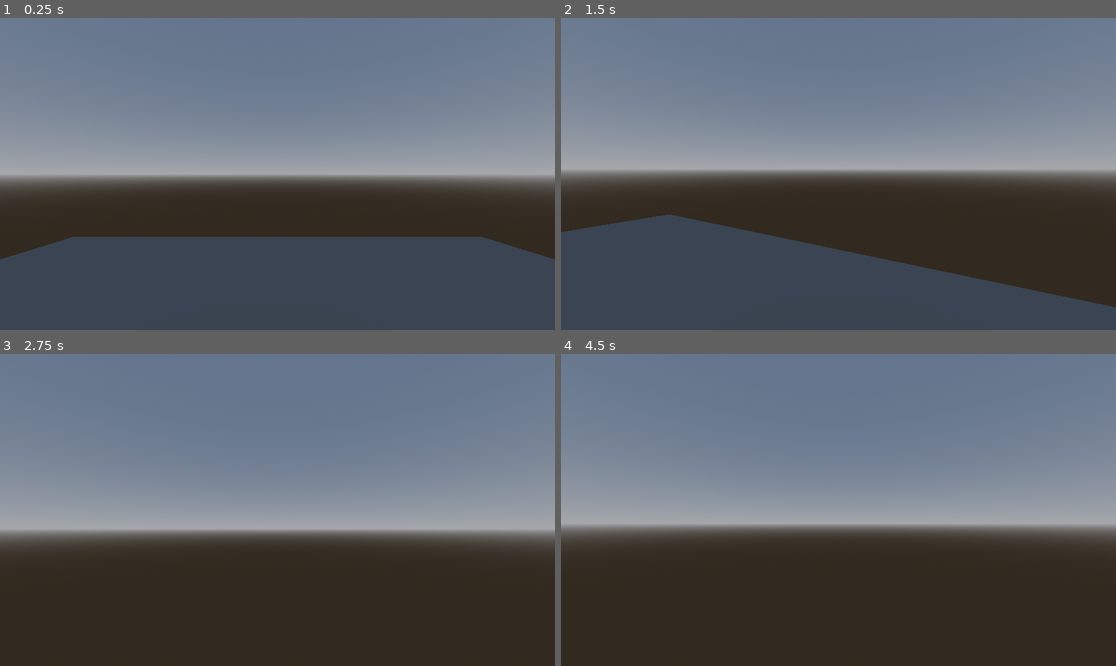
Above: before the commit, frames 1-4 (two rows, left to right).
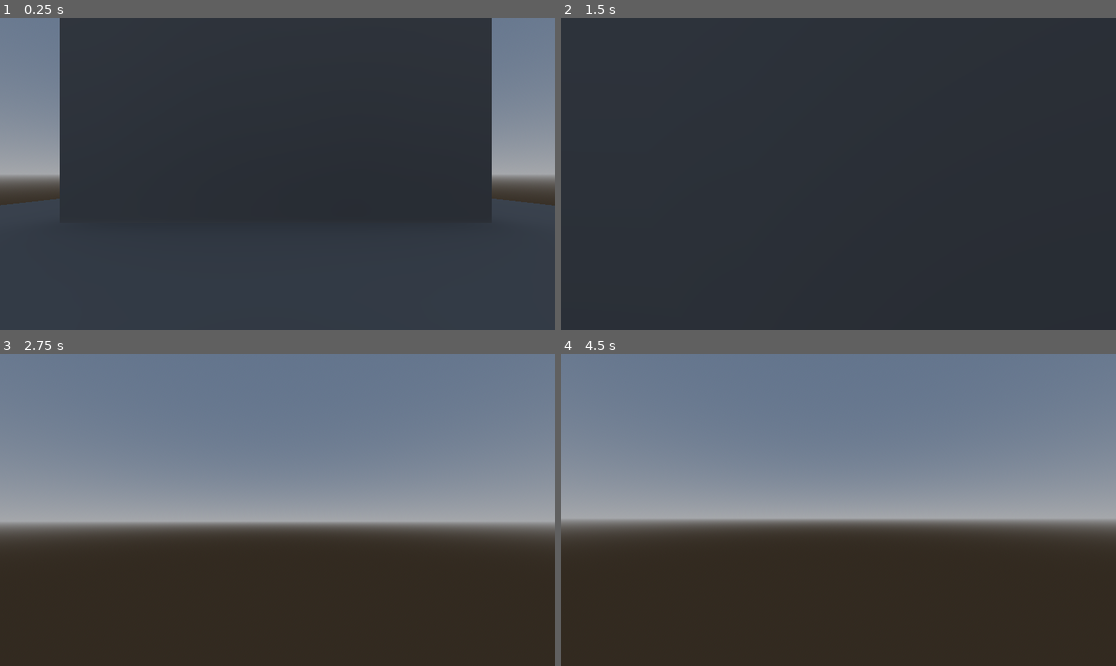
Above: after the commit, the same moments.

Repository: ayylol/viceroy-maxing
Game: Godot game, scene res://scenes/tung_scene.tscn
Same seed, same stepped clock (60 frames per second), same inputs: the game is played once before the commit and once after it. The project has no main scene, so this scene is started directly.
Inputs (mouse positions are in pixels of both pictures, inside the frame that each line leads up to):
- Up to frame 1 (0.25 s): no input
- Up to frame 2 (1.5 s): move the mouse to (866, 174) at 0.52 s; hold Space (jump) 0.53-1.28 s; hold W (move_up) from 0.53 s (still down); move the mouse to (810, 174) at 1.27 s; tap Space (jump) at 1.35 s
- Up to frame 3 (2.75 s): keep holding W (move_up); tap Space (jump) at 1.52, 1.82 s; move the mouse to (288, 503) at 2.02 s; hold Space (jump) from 2.03 s (still down)
- Up to frame 4 (4.5 s): keep holding W (move_up); tap Enter at 2.75, 4.25 s; move the mouse to (832, 516) at 2.77 s; release Space (jump) at 2.78 s; tap Space (jump) at 2.85, 3.02, 3.32, 3.5, 4.35 s; move the mouse to (877, 513) at 3.52 s; hold Space (jump) 3.53-4.28 s; move the mouse to (794, 506) at 4.27 s

The runs differ from the first frame. In frame 1, 50% of the frame differs, in the area x 0-100%, y 0-78%; in frame 2, 78%, in the area x 0-100%, y 0-100%; in frame 3, 5.1%; in frame 4, 3.9%.

Commit message:
advanced controller with wall jump

Diff:
--- a/objects/player_controller.gd
+++ b/objects/player_controller.gd
@@ -1,11 +1,52 @@
 extends CharacterBody3D
 
-@export var sensitivity : float = .5
+const tilt_lower_limit : float = deg_to_rad(-90)
+const tilt_upper_limit : float = deg_to_rad(90)
 
-@export var tilt_lower_limit : float = deg_to_rad(-90)
-@export var tilt_upper_limit : float = deg_to_rad(90)
+@export_range(.1, 1., .05) var look_sensitivity : float = .5
+
+@export_group("running")
+@export var running_speed = 8.
+
+@export_group("jumping")
+@export var jump_height : float = 8.
+@export var jump_duration : float = 1.
+@export var fall_duration : float = 1.
+
+## peak is the duration that the jump peak its height,
+## we can slow down gravity during peak for a longer peak
+@export var peak_threshold : float = .2
+
+## how much gravity is slowed down during peak
+@export var peak_multiplier : float = 1.
+
+## if jump is released early, we can cutoff the upward velocity to fall down faster
+@export var jump_cutoff_multiplier : float = .5
+
+@export_group("wall climb")
+## only for horizontal velocity
+@export var wall_friction_multiplier : float = .5
+## downward velocity clamp
+@export var wall_sliding_speed : float = 2.
+@export var wall_bounce_time : float = .2
+@export var wall_bounce_count : int = 3
+
+@export_group("assists")
+@export var coyote_time : float = .1
+@export var jump_buffer : float = .1
 
 @onready var camera : Camera3D = $Camera3D
+
+@onready var coyote_timer : float = 0.
+@onready var jump_buffer_timer : float = 0.
+@onready var wall_bounce_timer : float = 0.
+
+@onready var wall_bounce_left : int = wall_bounce_count
+
+# jump variables
+var _jump_velocity : float
+var _base_gravity : float
+var _fall_multiplier : float
 
 var _mouse_rotation : Vector3
 var _camera_rotation : Vector3
@@ -14,13 +55,33 @@
 var _rotation_input : float
 var _tilt_input : float
 
+func assists_process(delta: float) -> void:
+	if coyote_timer > 0.:
+		coyote_timer -= delta
 
-const SPEED = 5.0
-const JUMP_VELOCITY = 4.5
+	if jump_buffer_timer > 0.:
+		jump_buffer_timer -= delta
 
+	if wall_bounce_timer > 0.:
+		wall_bounce_timer -= delta
+
+	if is_on_floor() or is_on_wall():
+		coyote_timer = coyote_time
+
+	if Input.is_action_just_pressed("jump"):
+		jump_buffer_timer = jump_buffer
+
+func estimate_jump_and_gravity() -> void:
+	# h = v * t - 0.5 * g * t^2
+	_jump_velocity = 2. * jump_height / jump_duration
+	# v = g * t
+	_base_gravity = _jump_velocity / jump_duration
+	# h = 0.5 * g * m * t^2
+	_fall_multiplier = (2. * jump_height) / (_base_gravity * (fall_duration ** 2))
 
 func _ready() -> void:
 	Input.mouse_mode = Input.MOUSE_MODE_CAPTURED
+	estimate_jump_and_gravity()
 
 func _unhandled_input(event: InputEvent) -> void:
 	if event is InputEventMouseMotion and Input.get_mouse_mode():
@@ -28,38 +89,65 @@
 		_tilt_input = -event.relative.y
 
 func _process(delta: float) -> void:
-	_mouse_rotation.x += _tilt_input * sensitivity * delta
-	_mouse_rotation.y += _rotation_input * sensitivity * delta
+	_mouse_rotation.x += _tilt_input * look_sensitivity * delta
+	_mouse_rotation.y += _rotation_input * look_sensitivity * delta
 	_mouse_rotation.x = clamp(_mouse_rotation.x, tilt_lower_limit, tilt_upper_limit)
 
 	_camera_rotation = Vector3(_mouse_rotation.x, 0., 0.)
 	_player_rotation = Vector3(0., _mouse_rotation.y, 0.)
 
 	camera.transform.basis = Basis.from_euler(_camera_rotation)
-	camera.rotation.z = 0
+	camera.rotation.z = 0.
 	global_transform.basis = Basis.from_euler(_player_rotation)
 
-	_rotation_input = 0
-	_tilt_input = 0
+	_rotation_input = 0.
+	_tilt_input = 0.
 
 func _physics_process(delta: float) -> void:
-	# Add the gravity.
+	assists_process(delta)
+
+	if is_on_floor():
+		wall_bounce_left = wall_bounce_count
+
+	var input_dir := Input.get_vector("move_left", "move_right", "move_up", "move_down")
+	var direction := (transform.basis * Vector3(input_dir.x, 0., input_dir.y)).normalized()
+	if direction:
+		if wall_bounce_timer <= 0.:
+			velocity.x = direction.x * running_speed
+			velocity.z = direction.z * running_speed
+	else:
+		velocity.x = 0
+		velocity.z = 0
+
 	if not is_on_floor():
-		velocity += get_gravity() * delta
+		var is_going_down : bool = velocity.y < 0.
+		var gravity : float = _base_gravity
+		if absf(velocity.y) < peak_threshold:
+			gravity *= peak_multiplier
+		elif is_going_down:
+			gravity *= _fall_multiplier
+		velocity.y -= gravity * delta
 
-	# Handle jump.
-	if Input.is_action_just_pressed("jump") and is_on_floor():
-		velocity.y = JUMP_VELOCITY
+		if Input.is_action_just_released("jump") and not is_going_down:
+			wall_bounce_timer = 0
+			velocity.y *= jump_cutoff_multiplier
 
-	# Get the input direction and handle the movement/deceleration.
-	# As good practice, you should replace UI actions with custom gameplay actions.
-	var input_dir := Input.get_vector("move_left", "move_right", "move_up", "move_down")
-	var direction := (transform.basis * Vector3(input_dir.x, 0, input_dir.y)).normalized()
-	if direction:
-		velocity.x = direction.x * SPEED
-		velocity.z = direction.z * SPEED
-	else:
-		velocity.x = move_toward(velocity.x, 0, SPEED)
-		velocity.z = move_toward(velocity.z, 0, SPEED)
+	if jump_buffer_timer > 0 and coyote_timer > 0:
+		jump_buffer_timer = 0
+		if is_on_wall():
+			if wall_bounce_left > 0:
+				wall_bounce_timer = wall_bounce_time
+				var bounce_direction = (get_wall_normal() + Vector3.UP * 2.).normalized()
+				velocity = bounce_direction * _jump_velocity
+				wall_bounce_left -= 1
+		else:
+			velocity.y = _jump_velocity
+		if not Input.is_action_pressed("jump"):
+			velocity.y *= jump_cutoff_multiplier
+
+	if is_on_wall() and velocity.dot(get_wall_normal()) < 0.:
+			velocity.x *= wall_friction_multiplier
+			velocity.z *= wall_friction_multiplier
+			velocity.y = maxf(velocity.y, -wall_sliding_speed)
 
 	move_and_slide()
--- a/scenes/tung_scene.tscn
+++ b/scenes/tung_scene.tscn
@@ -1,6 +1,7 @@
-[gd_scene load_steps=13 format=3 uid="uid://srcvv7dctmcw"]
+[gd_scene load_steps=15 format=3 uid="uid://srcvv7dctmcw"]
 
 [ext_resource type="Script" uid="uid://pbx1gsj5c4tq" path="res://objects/player_controller.gd" id="1_yv14j"]
+[ext_resource type="LightmapGIData" uid="uid://d02u3iq68f20h" path="res://scenes/tung_scene.lmbake" id="2_nhyco"]
 
 [sub_resource type="ProceduralSkyMaterial" id="ProceduralSkyMaterial_yv14j"]
 
@@ -13,25 +14,36 @@
 ambient_light_source = 3
 
 [sub_resource type="PlaneMesh" id="PlaneMesh_5gfmb"]
-size = Vector2(16, 16)
+lightmap_size_hint = Vector2i(162, 162)
+add_uv2 = true
+size = Vector2(32, 32)
 
 [sub_resource type="ConcavePolygonShape3D" id="ConcavePolygonShape3D_yv14j"]
-data = PackedVector3Array(8, 0, 8, -8, 0, 8, 8, 0, -8, -8, 0, 8, -8, 0, -8, 8, 0, -8)
+data = PackedVector3Array(16, 0, 16, -16, 0, 16, 16, 0, -16, -16, 0, 16, -16, 0, -16, 16, 0, -16)
 
 [sub_resource type="BoxMesh" id="BoxMesh_yv14j"]
-size = Vector3(2, 2, 2)
+lightmap_size_hint = Vector2i(89, 166)
+add_uv2 = true
+size = Vector3(16, 8, 1)
 
 [sub_resource type="ConcavePolygonShape3D" id="ConcavePolygonShape3D_nhyco"]
-data = PackedVector3Array(-1, 1, 1, 1, 1, 1, -1, -1, 1, 1, 1, 1, 1, -1, 1, -1, -1, 1, 1, 1, -1, -1, 1, -1, 1, -1, -1, -1, 1, -1, -1, -1, -1, 1, -1, -1, 1, 1, 1, 1, 1, -1, 1, -1, 1, 1, 1, -1, 1, -1, -1, 1, -1, 1, -1, 1, -1, -1, 1, 1, -1, -1, -1, -1, 1, 1, -1, -1, 1, -1, -1, -1, 1, 1, 1, -1, 1, 1, 1, 1, -1, -1, 1, 1, -1, 1, -1, 1, 1, -1, -1, -1, 1, 1, -1, 1, -1, -1, -1, 1, -1, 1, 1, -1, -1, -1, -1, -1)
+data = PackedVector3Array(-8, 4, 0.5, 8, 4, 0.5, -8, -4, 0.5, 8, 4, 0.5, 8, -4, 0.5, -8, -4, 0.5, 8, 4, -0.5, -8, 4, -0.5, 8, -4, -0.5, -8, 4, -0.5, -8, -4, -0.5, 8, -4, -0.5, 8, 4, 0.5, 8, 4, -0.5, 8, -4, 0.5, 8, 4, -0.5, 8, -4, -0.5, 8, -4, 0.5, -8, 4, -0.5, -8, 4, 0.5, -8, -4, -0.5, -8, 4, 0.5, -8, -4, 0.5, -8, -4, -0.5, 8, 4, 0.5, -8, 4, 0.5, 8, 4, -0.5, -8, 4, 0.5, -8, 4, -0.5, 8, 4, -0.5, -8, -4, 0.5, 8, -4, 0.5, -8, -4, -0.5, 8, -4, 0.5, 8, -4, -0.5, -8, -4, -0.5)
 
-[sub_resource type="PrismMesh" id="PrismMesh_5gfmb"]
-left_to_right = 1.0
-size = Vector3(2, 1, 2)
+[sub_resource type="BoxMesh" id="BoxMesh_nhyco"]
+lightmap_size_hint = Vector2i(89, 166)
+add_uv2 = true
+size = Vector3(16, 8, 1)
 
 [sub_resource type="ConcavePolygonShape3D" id="ConcavePolygonShape3D_hf6oe"]
-data = PackedVector3Array(1, 0.5, 1, 1, -0.5, 1, -1, -0.5, 1, 1, 0.5, -1, -1, -0.5, -1, 1, -0.5, -1, 1, 0.5, 1, 1, 0.5, -1, 1, -0.5, 1, 1, 0.5, -1, 1, -0.5, -1, 1, -0.5, 1, 1, 0.5, -1, 1, 0.5, 1, -1, -0.5, -1, 1, 0.5, 1, -1, -0.5, 1, -1, -0.5, -1, -1, -0.5, 1, 1, -0.5, 1, -1, -0.5, -1, 1, -0.5, 1, 1, -0.5, -1, -1, -0.5, -1)
+data = PackedVector3Array(-8, 4, 0.5, 8, 4, 0.5, -8, -4, 0.5, 8, 4, 0.5, 8, -4, 0.5, -8, -4, 0.5, 8, 4, -0.5, -8, 4, -0.5, 8, -4, -0.5, -8, 4, -0.5, -8, -4, -0.5, 8, -4, -0.5, 8, 4, 0.5, 8, 4, -0.5, 8, -4, 0.5, 8, 4, -0.5, 8, -4, -0.5, 8, -4, 0.5, -8, 4, -0.5, -8, 4, 0.5, -8, -4, -0.5, -8, 4, 0.5, -8, -4, 0.5, -8, -4, -0.5, 8, 4, 0.5, -8, 4, 0.5, 8, 4, -0.5, -8, 4, 0.5, -8, 4, -0.5, 8, 4, -0.5, -8, -4, 0.5, 8, -4, 0.5, -8, -4, -0.5, 8, -4, 0.5, 8, -4, -0.5, -8, -4, -0.5)
 
-[sub_resource type="CapsuleMesh" id="CapsuleMesh_0x35f"]
+[sub_resource type="BoxMesh" id="BoxMesh_hf6oe"]
+lightmap_size_hint = Vector2i(14, 171)
+add_uv2 = true
+size = Vector3(1, 16, 1)
+
+[sub_resource type="ConcavePolygonShape3D" id="ConcavePolygonShape3D_0x35f"]
+data = PackedVector3Array(-0.5, 8, 0.5, 0.5, 8, 0.5, -0.5, -8, 0.5, 0.5, 8, 0.5, 0.5, -8, 0.5, -0.5, -8, 0.5, 0.5, 8, -0.5, -0.5, 8, -0.5, 0.5, -8, -0.5, -0.5, 8, -0.5, -0.5, -8, -0.5, 0.5, -8, -0.5, 0.5, 8, 0.5, 0.5, 8, -0.5, 0.5, -8, 0.5, 0.5, 8, -0.5, 0.5, -8, -0.5, 0.5, -8, 0.5, -0.5, 8, -0.5, -0.5, 8, 0.5, -0.5, -8, -0.5, -0.5, 8, 0.5, -0.5, -8, 0.5, -0.5, -8, -0.5, 0.5, 8, 0.5, -0.5, 8, 0.5, 0.5, 8, -0.5, -0.5, 8, 0.5, -0.5, 8, -0.5, 0.5, 8, -0.5, -0.5, -8, 0.5, 0.5, -8, 0.5, -0.5, -8, -0.5, 0.5, -8, 0.5, 0.5, -8, -0.5, -0.5, -8, -0.5)
 
 [sub_resource type="CapsuleShape3D" id="CapsuleShape3D_5gfmb"]
 
@@ -48,33 +60,50 @@
 [node name="CollisionShape3D" type="CollisionShape3D" parent="Floor/StaticBody3D"]
 shape = SubResource("ConcavePolygonShape3D_yv14j")
 
-[node name="Box" type="MeshInstance3D" parent="."]
-transform = Transform3D(1, 0, 0, 0, 1, 0, 0, 0, 1, 4, 1, 0)
+[node name="Wall" type="MeshInstance3D" parent="."]
+transform = Transform3D(1, 0, 0, 0, 1, 0, 0, 0, 1, 0, 4, 8)
 mesh = SubResource("BoxMesh_yv14j")
 
-[node name="StaticBody3D" type="StaticBody3D" parent="Box"]
+[node name="StaticBody3D" type="StaticBody3D" parent="Wall"]
 
-[node name="CollisionShape3D" type="CollisionShape3D" parent="Box/StaticBody3D"]
+[node name="CollisionShape3D" type="CollisionShape3D" parent="Wall/StaticBody3D"]
 shape = SubResource("ConcavePolygonShape3D_nhyco")
 
-[node name="Ramp" type="MeshInstance3D" parent="."]
-transform = Transform3D(1, 0, 0, 0, 1, 0, 0, 0, 1, -3, 0.5, 0)
-mesh = SubResource("PrismMesh_5gfmb")
+[node name="Wall2" type="MeshInstance3D" parent="."]
+transform = Transform3D(1, 0, 0, 0, 1, 0, 0, 0, 1, 0, 4, -8)
+mesh = SubResource("BoxMesh_nhyco")
 
-[node name="StaticBody3D" type="StaticBody3D" parent="Ramp"]
+[node name="StaticBody3D" type="StaticBody3D" parent="Wall2"]
 
-[node name="CollisionShape3D" type="CollisionShape3D" parent="Ramp/StaticBody3D"]
+[node name="CollisionShape3D" type="CollisionShape3D" parent="Wall2/StaticBody3D"]
 shape = SubResource("ConcavePolygonShape3D_hf6oe")
 
+[node name="High Wall" type="MeshInstance3D" parent="."]
+transform = Transform3D(1, 0, 0, 0, 1, 0, 0, 0, 1, 4, 8, 0)
+mesh = SubResource("BoxMesh_hf6oe")
+
+[node name="StaticBody3D" type="StaticBody3D" parent="High Wall"]
+
+[node name="CollisionShape3D" type="CollisionShape3D" parent="High Wall/StaticBody3D"]
+shape = SubResource("ConcavePolygonShape3D_0x35f")
+
 [node name="Player" type="CharacterBody3D" parent="."]
-transform = Transform3D(1, 0, 0, 0, 1, 0, 0, 0, 1, 0, 2, 0)
+transform = Transform3D(1, 0, 0, 0, 1, 0, 0, 0, 1, 0.0665493, 2.06634, 0.0188904)
 script = ExtResource("1_yv14j")
+look_sensitivity = 0.3
+jump_height = 4.0
+jump_duration = 0.5
+fall_duration = 0.5
+peak_multiplier = 0.5
+wall_sliding_speed = 4.0
+coyote_time = 0.2
+jump_buffer = 0.2
 
 [node name="Camera3D" type="Camera3D" parent="Player"]
 transform = Transform3D(1, 0, 0, 0, 1, 0, 0, 0, 1, 0, 0.75, 0)
 
-[node name="Mesh" type="MeshInstance3D" parent="Player"]
-mesh = SubResource("CapsuleMesh_0x35f")
-
 [node name="CollisionShape3D" type="CollisionShape3D" parent="Player"]
 shape = SubResource("CapsuleShape3D_5gfmb")
+
+[node name="LightmapGI" type="LightmapGI" parent="."]
+light_data = ExtResource("2_nhyco")
Binary file added: scenes/tung_scene.exr
Not shown, added: scenes/tung_scene.exr.import
Binary file added: scenes/tung_scene.lmbake
